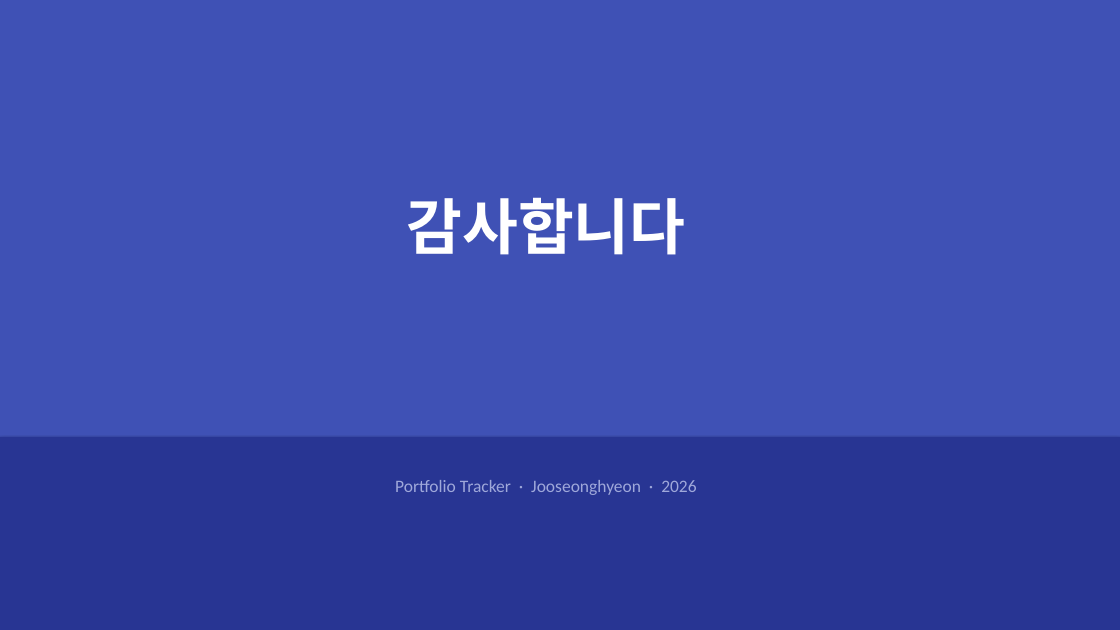
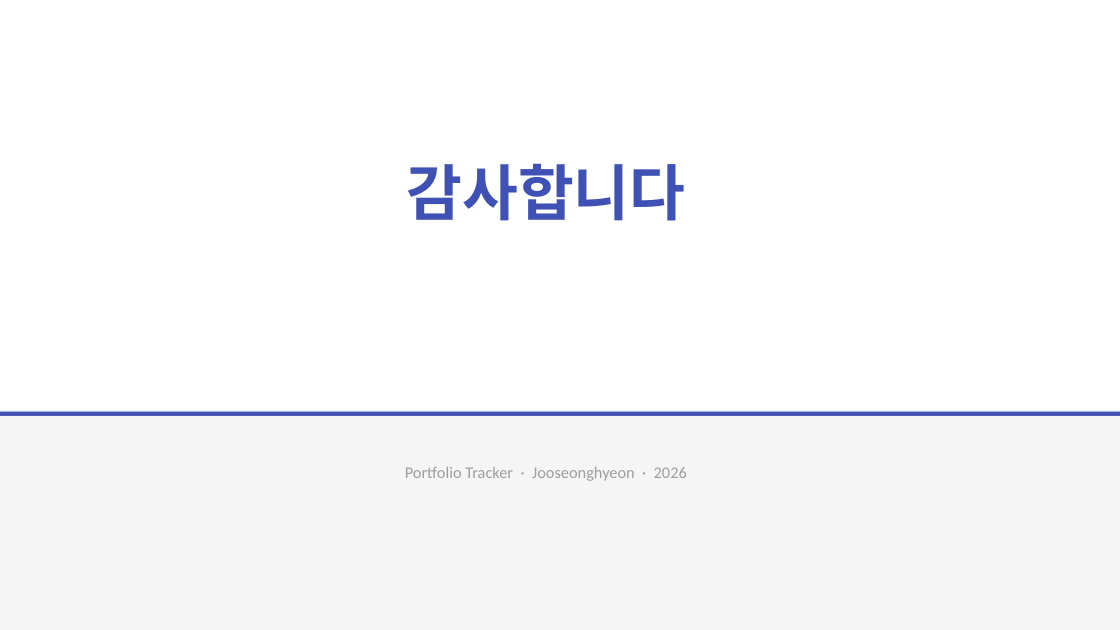
Before and after one commit to 2022136020/project_c, a slide deck: slide 14 of portfolio-tracker/presentation/portfolio-tracker.pptx. Drawn at 1120x630 pixels with LibreOffice and Linux fonts; fonts in the diff are those of the drawing. Boxes give left, top, right and bottom in pixels: in the first picture for what was removed or moved away, otherwise in the second. Text is boxed around its words. In the diff, an @@ line names an element or a change of style, - is before the commit and + after.

```diff
--- a/portfolio-tracker/presentation/portfolio-tracker.pptx
+++ b/portfolio-tracker/presentation/portfolio-tracker.pptx
@@ rectangle at (0,0,1120,630): fill #3F51B5 to #FFFFFF @@
@@ text "감사합니다": place and size @@
-text "감사합니다" at (407,197,686,255)
+text "감사합니다" at (407,163,686,221)
@@ text "감사합니다" at (407,163,686,221): text colour #FFFFFF to #3F51B5 @@
@@ rectangle: place and size @@
-rectangle at (0,437,1120,630)
+rectangle at (0,412,1120,416)
@@ rectangle at (0,412,1120,416): fill #283593 to #3F51B5 @@
@@ rectangle added at (0,416,1120,630), fill #F5F5F5 @@
@@ text "Portfolio Tracker · Jooseonghyeon · ...": place and size @@
-text "Portfolio Tracker · Jooseonghyeon · ..." at (395,480,696,495)
+text "Portfolio Tracker · Jooseonghyeon · ..." at (405,467,687,481)
@@ text "Portfolio Tracker · Jooseonghyeon · ..." at (405,467,687,481): size 15 to 14 pt, text colour #9FA8DA to #9E9E9E @@
```
Also in this commit, not shown: 13 other slides changed.
